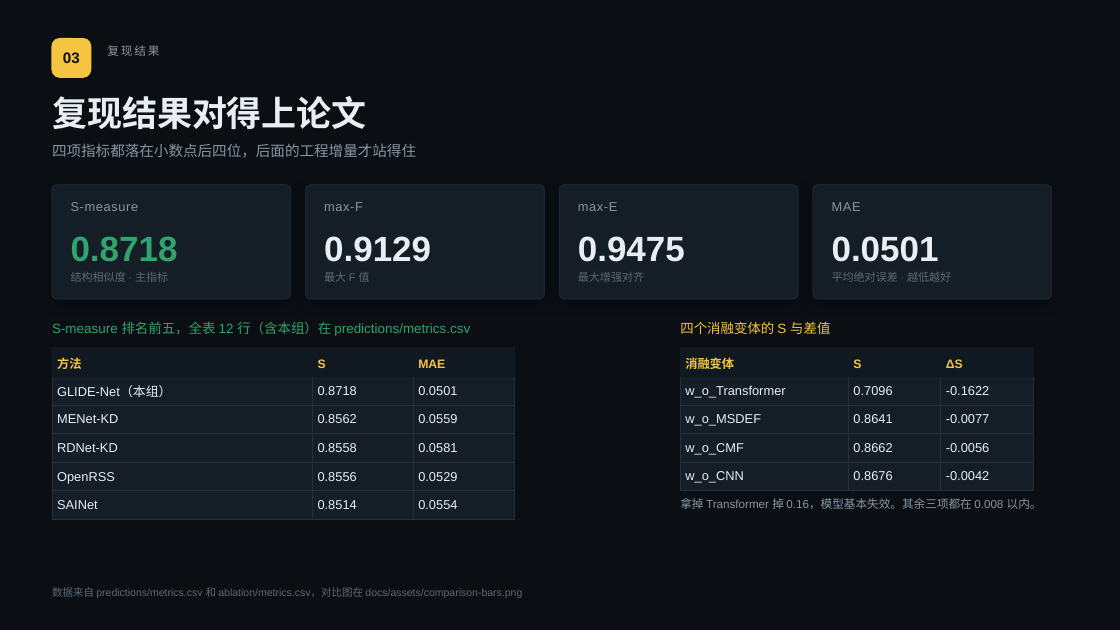
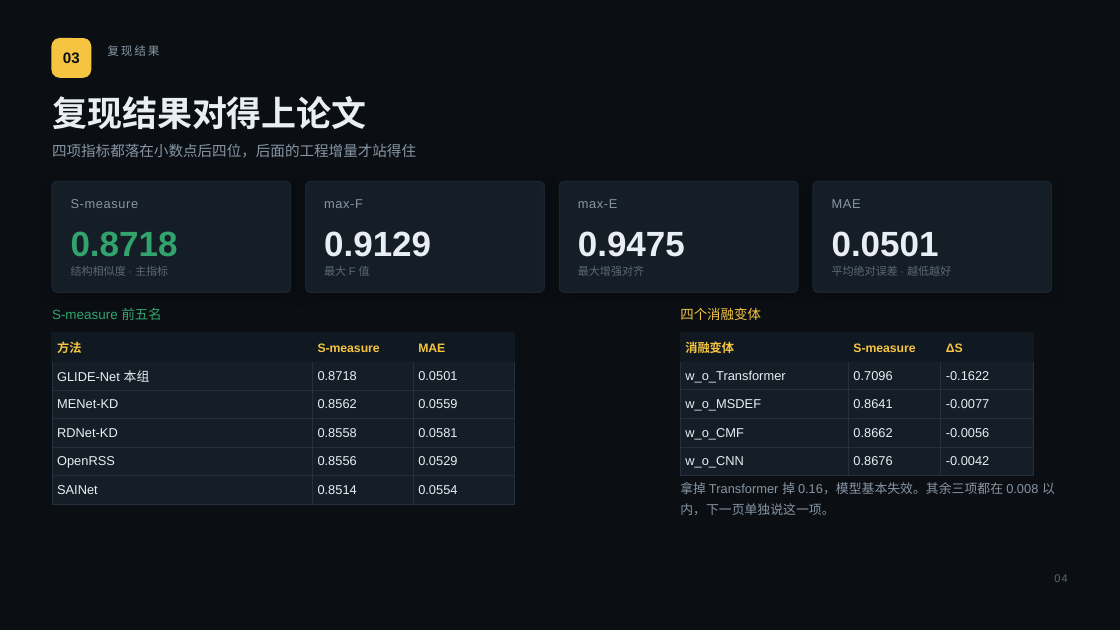
Before and after one commit to relight-developer/GLIDE-Net, a slide deck: slide 4 of docs/slides.pptx. Drawn at 1120x630 pixels with LibreOffice and Linux fonts; fonts in the diff are those of the drawing. Boxes give left, top, right and bottom in pixels: in the first picture for what was removed or moved away, otherwise in the second. Text is boxed around its words. In the diff, an @@ line names an element or a change of style, - is before the commit and + after.

```diff
--- a/docs/slides.pptx
+++ b/docs/slides.pptx
@@ 8 texts, 4 rounded rectangles moved together from (x1=52, y1=185, x2=1052, y2=299) to (x1=52, y1=181, x2=1052, y2=292) @@
@@ proportions changed in 4 elements at (x1=52, y1=181, x2=291, y2=292), (x1=306, y1=181, x2=544, y2=292), (x1=560, y1=181, x2=798, y2=292), (x1=813, y1=181, x2=1052, y2=292) @@
@@ text at (x1=52, y1=308, x2=162, y2=320): text changed @@
-S-measure 排名前五，全表 12 行（含本组）在 predictions/metrics.csv
+S-measure 前五名
@@ text at (x1=680, y1=307, x2=761, y2=320): text changed @@
-四个消融变体的 S 与差值
+四个消融变体
@@ table at (x1=52, y1=333, x2=514, y2=498) @@
-row 1, column 2: S
+row 1, column 2: S-measure
-row 2, column 1: GLIDE-Net（本组）
+row 2, column 1: GLIDE-Net 本组
@@ text at (x1=318, y1=343, x2=381, y2=352): text changed @@
-S
+S-measure
@@ 4 texts, 2 tables, 2 rectangles moved together from (x1=52, y1=348, x2=1033, y2=513) to (x1=52, y1=333, x2=1033, y2=498) @@
@@ table at (x1=681, y1=333, x2=1033, y2=472) @@
-row 1, column 2: S
+row 1, column 2: S-measure
@@ text at (x1=853, y1=343, x2=916, y2=352): text changed @@
-S
+S-measure
@@ text at (x1=680, y1=482, x2=1055, y2=515): text changed; size 10 to 11 pt @@
-拿掉 Transformer 掉 0.16，模型基本失效。其余三项都在 0.008 以内。
+拿掉 Transformer 掉 0.16，模型基本失效。其余三项都在 0.008 以内，下一页单独说这一项。
@@ text removed at (x1=52, y1=587, x2=522, y2=598) @@
-数据来自 predictions/metrics.csv 和 ablation/metrics.csv，对比图在 docs/assets/comparison-bars.png
@@ text added at (x1=1054, y1=574, x2=1067, y2=582), 9.5 pt, text #5A6875 @@
+04
```
Also in this commit, not shown: 10 other slides changed, 3 slides added, 2 slides removed, 13 other files.
